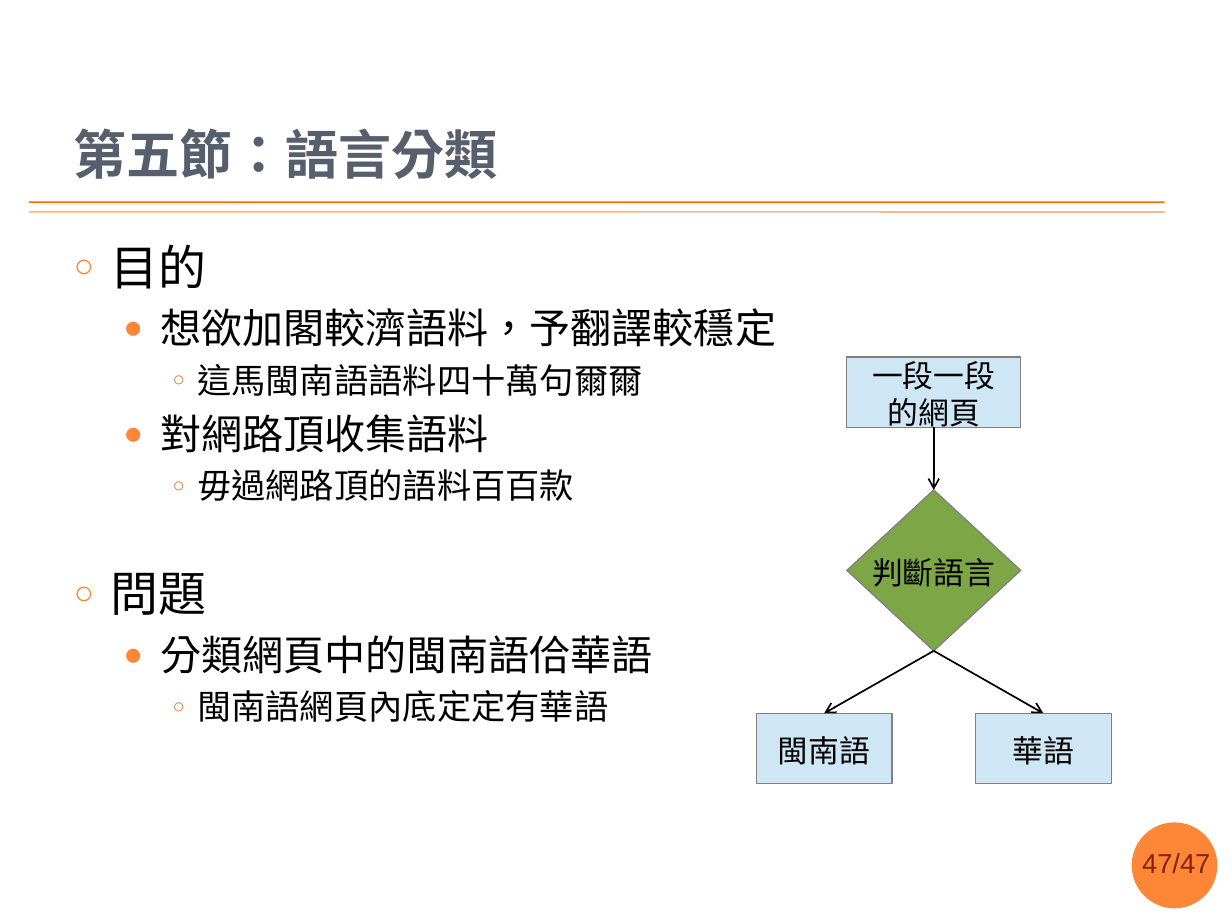
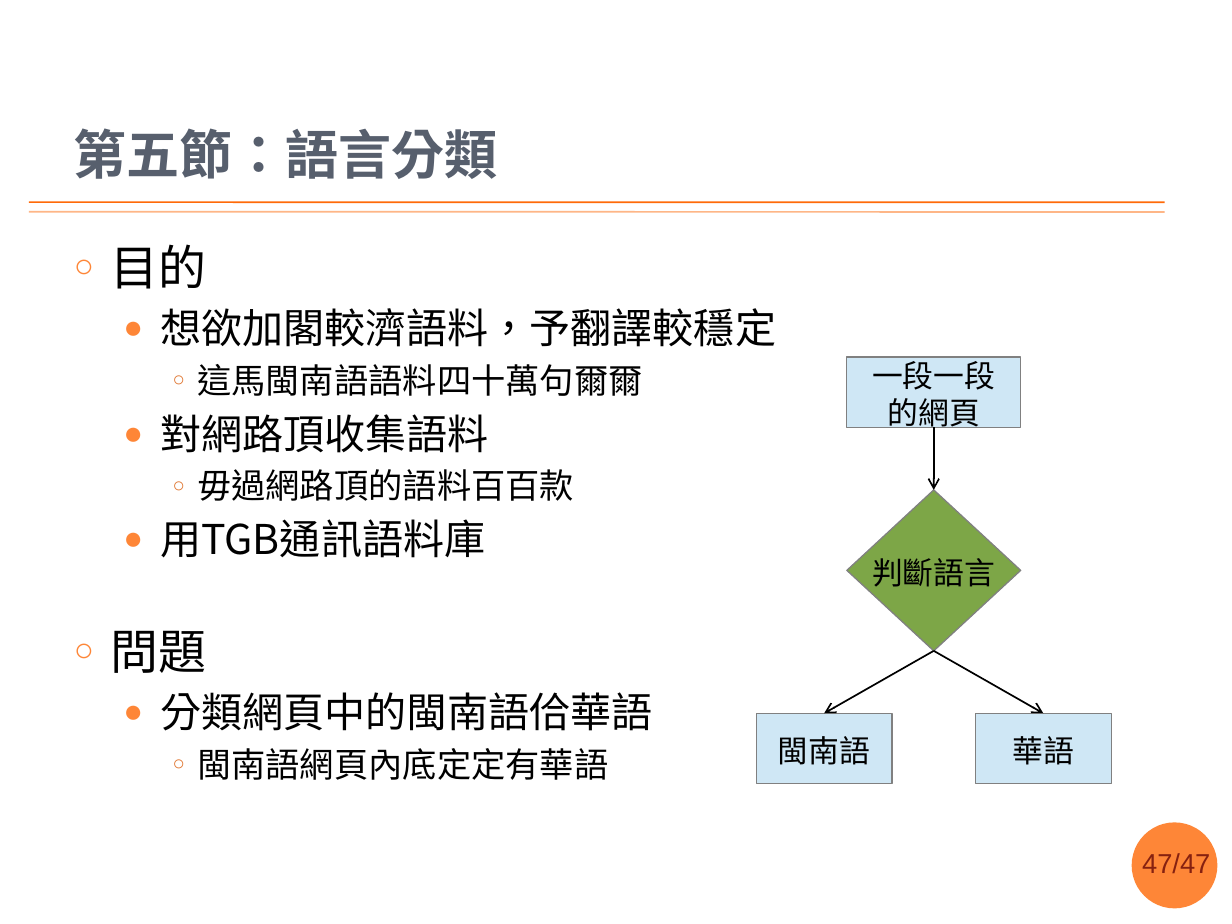
Before and after one commit to sih4sing5hong5/po3-ko3_tau5-iann2-phinn3, a slide deck: slide 47 of 翻譯報告.pptx. Drawn at 1232x924 pixels with LibreOffice and Linux fonts; fonts in the diff are those of the drawing; background and template pictures are left out. Boxes give left, top, right and bottom in pixels: in the first picture for what was removed or moved away, otherwise in the second. Text is boxed around its words. In the diff, an @@ line names an element or a change of style, - is before the commit and + after.

```diff
--- a/翻譯報告.pptx
+++ b/翻譯報告.pptx
@@ text at box(160, 519, 485, 558): paragraph added @@
+  ● 用TGB通訊語料庫
```
Also in this commit, not shown: 15 other slides changed, 2 slides added, 2 slides removed.
